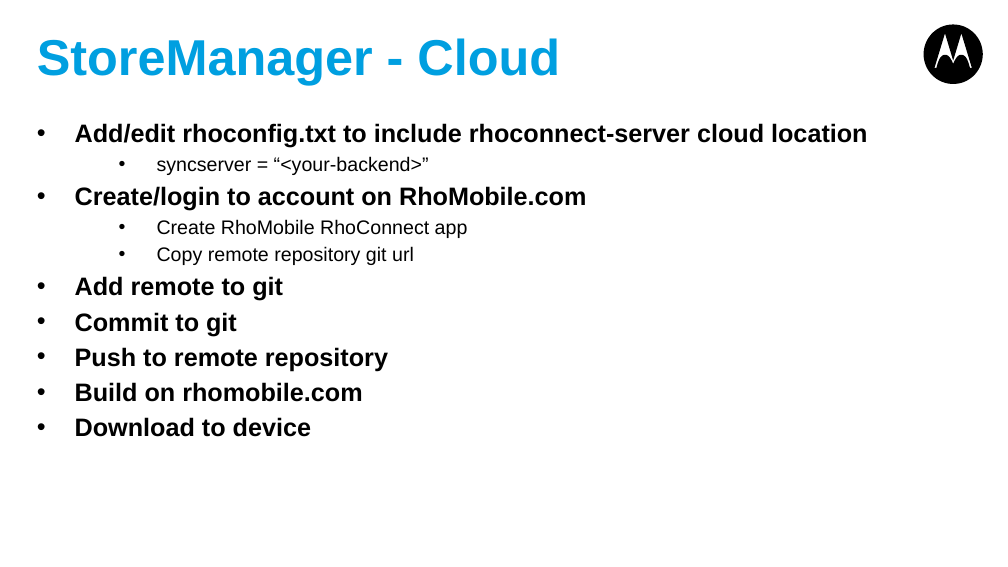
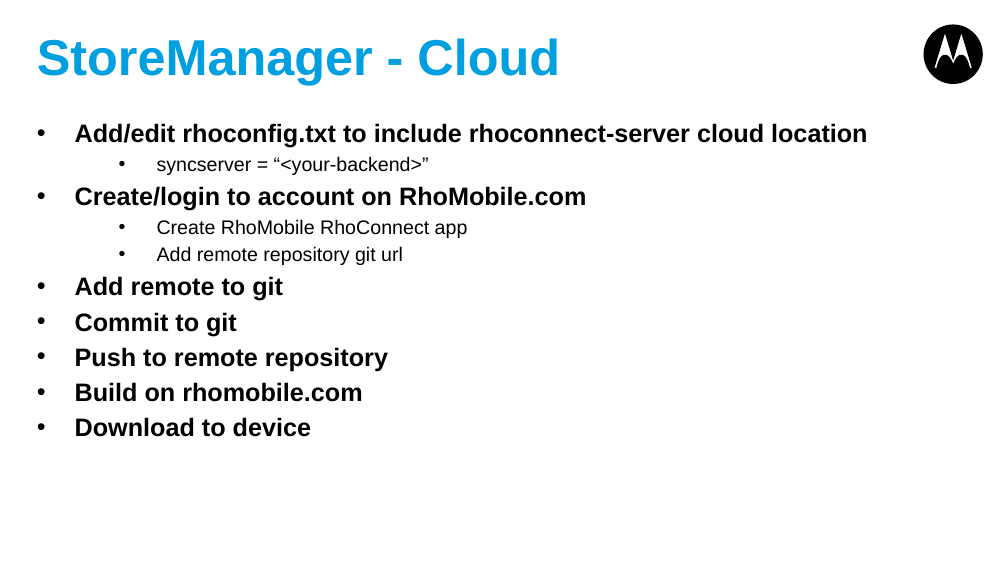
Before and after one commit to shurab/Rhoconnect-Demo, a slide deck: slide 16 of Rhoconnect-appforum.pptx. Drawn at 1008x567 pixels with LibreOffice and Linux fonts; fonts in the diff are those of the drawing. Boxes give left, top, right and bottom in pixels: in the first picture for what was removed or moved away, otherwise in the second. Text is boxed around its words. In the diff, an @@ line names an element or a change of style, - is before the commit and + after.

Commit message:
Update Deck

```diff
--- a/Rhoconnect-appforum.pptx
+++ b/Rhoconnect-appforum.pptx
@@ text at bbox=[157, 246, 403, 265]: text changed @@
-  • Copy remote repository git url
+  • Add remote repository git url
```
Also in this commit, not shown: 1 other slide changed, 1 slide added.
